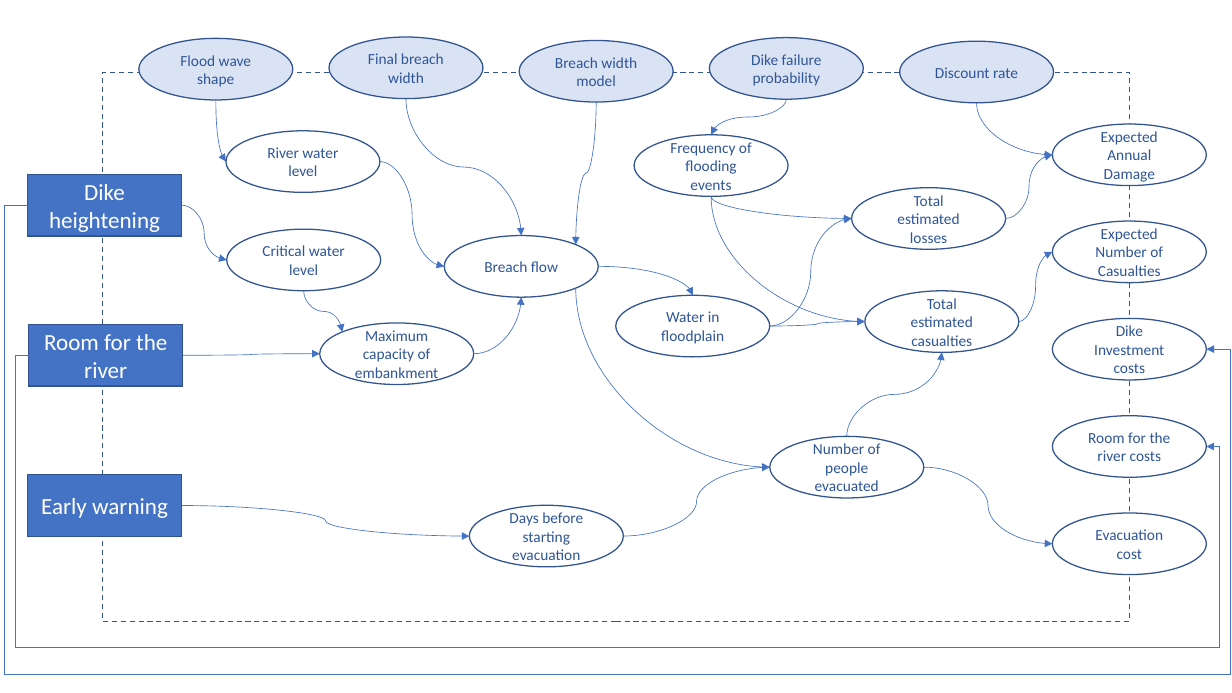
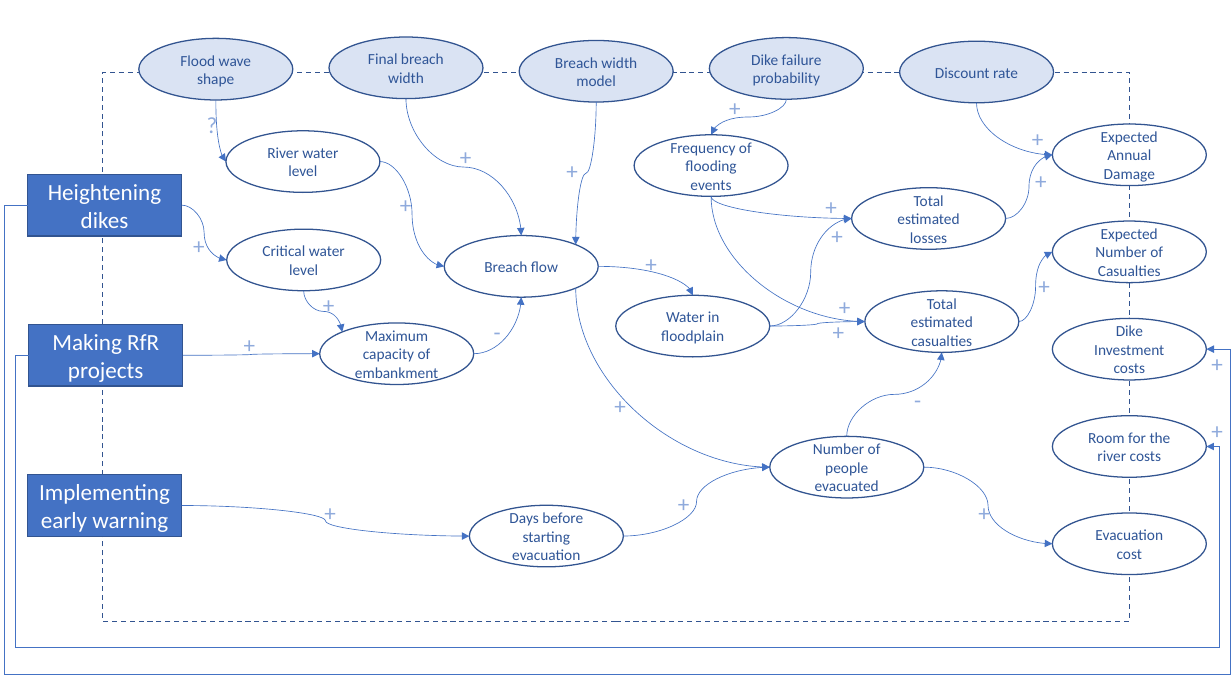
Before and after one commit to Lischip/FabiosDecisions, a slide deck: slide 1 of report/figures/System Diagram.pptx. Drawn at 1232x693 pixels with LibreOffice and Linux fonts; fonts in the diff are those of the drawing. Boxes give left, top, right and bottom in pixels: in the first picture for what was removed or moved away, otherwise in the second. Text is boxed around its words. In the diff, an @@ line names an element or a change of style, - is before the commit and + after.

```diff
--- a/report/figures/System Diagram.pptx
+++ b/report/figures/System Diagram.pptx
@@ text added at [720, 89, 743, 126], 18 pt, text #8FAADC @@
++
@@ text added at [198, 106, 221, 143], 18 pt, text #8FAADC @@
+?
@@ text added at [451, 139, 474, 176], 18 pt, text #8FAADC @@
++
@@ text added at [1023, 120, 1046, 157], 18 pt, text #8FAADC @@
++
@@ text added at [557, 152, 580, 189], 18 pt, text #8FAADC @@
++
@@ text added at [1026, 163, 1049, 200], 18 pt, text #8FAADC @@
++
@@ text in rectangle at [48, 184, 161, 228]: text changed @@
-Dike heightening
+Heightening dikes
@@ text added at [391, 186, 414, 223], 18 pt, text #8FAADC @@
++
@@ text added at [816, 188, 839, 225], 18 pt, text #8FAADC @@
++
@@ text added at [184, 226, 207, 263], 18 pt, text #8FAADC @@
++
@@ text added at [823, 216, 846, 253], 18 pt, text #8FAADC @@
++
@@ text added at [637, 245, 660, 282], 18 pt, text #8FAADC @@
++
@@ text added at [1030, 267, 1053, 304], 18 pt, text #8FAADC @@
++
@@ text added at [314, 287, 337, 323], 18 pt, text #8FAADC @@
++
@@ text added at [830, 287, 853, 324], 18 pt, text #8FAADC @@
++
@@ text added at [235, 326, 258, 363], 18 pt, text #8FAADC @@
++
@@ text added at [484, 312, 507, 349], 18 pt, text #8FAADC @@
+-
@@ text added at [823, 313, 847, 350], 18 pt, text #8FAADC @@
++
@@ text in rectangle at [52, 334, 159, 382]: text changed @@
-Room for the river
+Making RfR projects
@@ text added at [1202, 345, 1226, 382], 18 pt, text #8FAADC @@
++
@@ text added at [605, 387, 628, 424], 18 pt, text #8FAADC @@
++
@@ text added at [906, 382, 929, 419], 18 pt, text #8FAADC @@
+-
@@ text added at [1202, 412, 1226, 449], 18 pt, text #8FAADC @@
++
@@ text in rectangle at [39, 484, 170, 532]: text changed @@
-Early warning
+Implementing early warning
@@ text added at [315, 494, 338, 531], 18 pt, text #8FAADC @@
++
@@ text added at [669, 485, 692, 522], 18 pt, text #8FAADC @@
++
@@ text added at [970, 494, 993, 531], 18 pt, text #8FAADC @@
++
```
Also in this commit, not shown: 1 other file.
